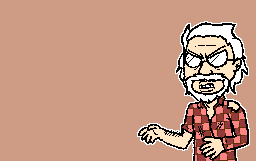
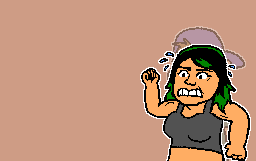
Two versions of the same layered image (256px x 161px). Layer-by-layer changes:
added layer "cc" above "smon" over [140, 44, 251, 161]
hid "drjeff" over [137, 21, 250, 161]
showed "nathmad", opacity 100% → 35% over [166, 26, 246, 161]
